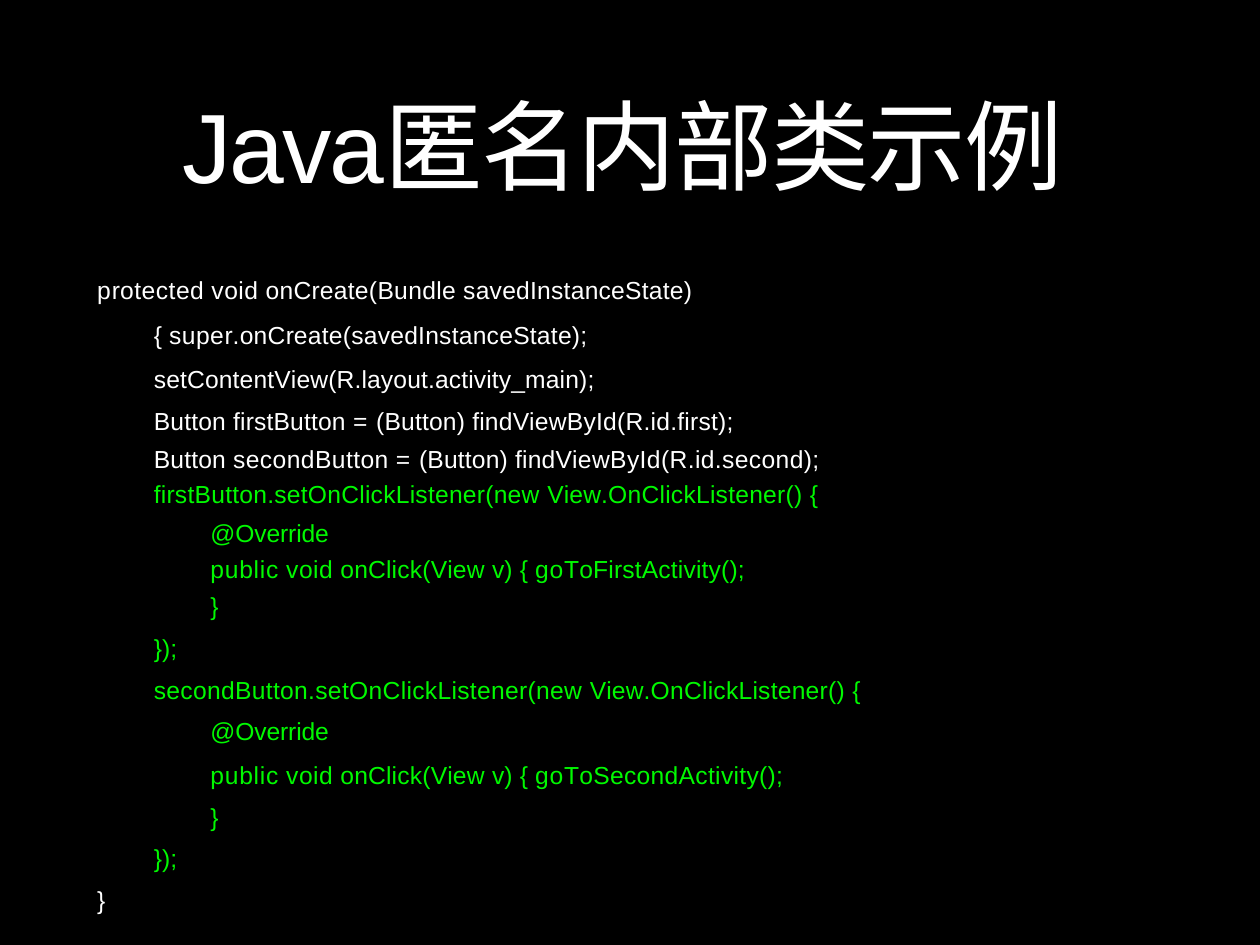
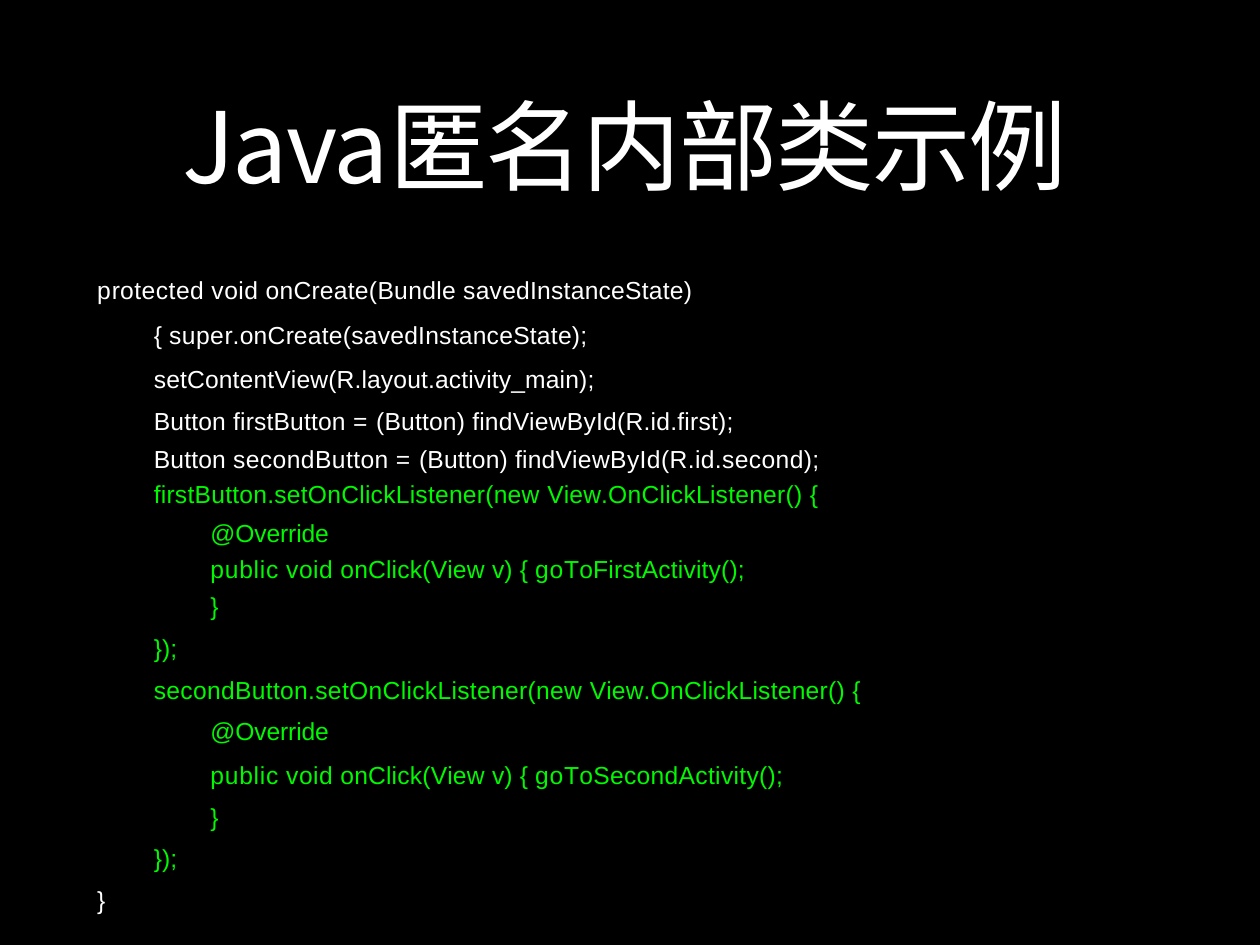
Before and after one commit to ProSayJ/springbootstudy, a slide deck: slide 4 of doc/ppt/读书笔记/Java 8深入剖析与实战.pptx. Drawn at 1260x945 pixels with LibreOffice and Linux fonts; fonts in the diff are those of the drawing. Boxes give left, top, right and bottom in pixels: in the first picture for what was removed or moved away, otherwise in the second. Text is boxed around its words. In the diff, an @@ line names an element or a change of style, - is before the commit and + after.

```diff
--- a/doc/ppt/读书笔记/Java 8深入剖析与实战.pptx
+++ b/doc/ppt/读书笔记/Java 8深入剖析与实战.pptx
@@ title "Java匿名内部类示例" at bbox=[182, 100, 1067, 191]: font Arial to Noto Sans CJK JP, font DejaVu Sans Mono to Noto Sans CJK JP in "Java匿名内部类示例" @@
```
Also in this commit, not shown: 3 other slides changed, 5 other files.
